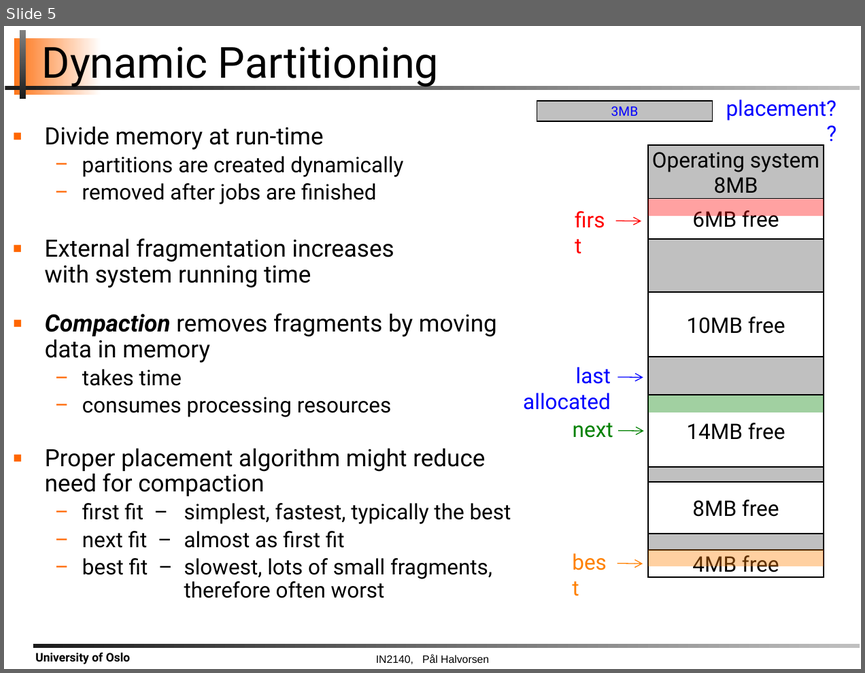
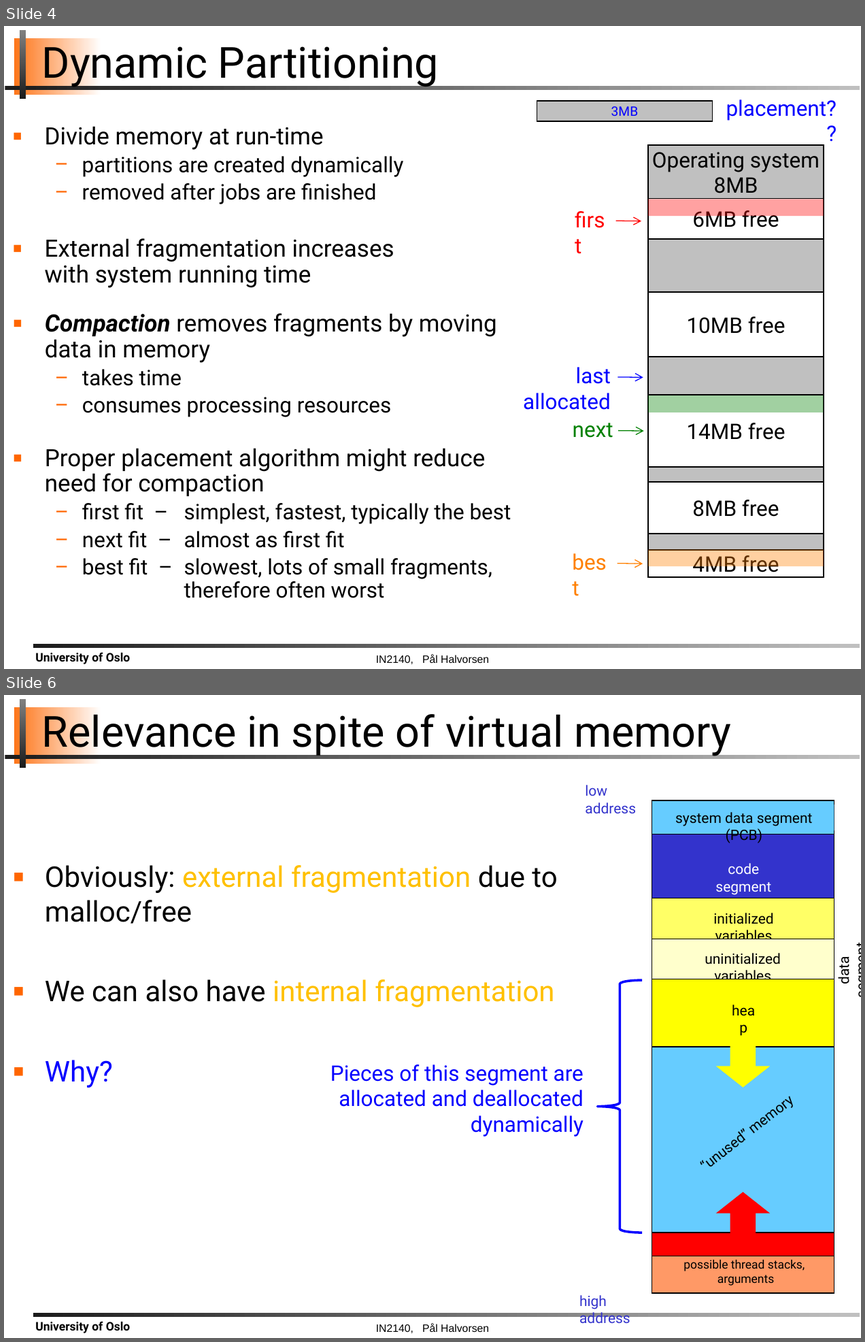
Before and after one commit to claraAsplund/IN2140_Oblig, a slide deck: plenum/02_mem_fit/slides/05-os-plenum-partitioning.pptx. Shown one above the other, each under a label of ours: slide 5 before the commit, slides 4 and 6 after it; the slides between them are not shown. The pictures are 865x673 and 865x1342 pixels, drawn with LibreOffice and Linux fonts; fonts in the diff are those of the drawing; background and template pictures are left out. Boxes give left, top, right and bottom in pixels: in the first picture for what was removed or moved away, otherwise in the second. Text is boxed around its words. In the diff, an @@ line names an element or a change of style, - is before the commit and + after.

```diff
--- a/plenum/02_mem_fit/slides/05-os-plenum-partitioning.pptx
+++ b/plenum/02_mem_fit/slides/05-os-plenum-partitioning.pptx
@@ slide 6 added at box(4, 695, 861, 1338), background #FFFFFF; not listed: 6 template elements that a slide beside it also shows @@
@@ title added at box(42, 708, 731, 758), 36 pt, text #000000 @@
+Relevance in spite of virtual memory
@@ text added at box(585, 785, 636, 813), 12 pt, text #3333CC @@
+low address
@@ text added at box(464, 813, 757, 1085), 12 pt, text #000000 @@
+system data segment (PCB)
@@ rectangle added at box(652, 800, 834, 1293), fill #66CCFF, outline #000000 0.75 pt @@
@@ rectangle added at box(652, 800, 834, 834), fill #66CCFF, outline #000000 0.75 pt @@
@@ text added at box(725, 812, 813, 826), 12 pt, text #000000 @@
+data segment
@@ rectangle added at box(652, 834, 834, 898), fill #3333CC, outline #000000 0.75 pt @@
@@ text added at box(45, 865, 557, 1087), 24 pt, text #FFC000 @@
+▪ Obviously: external fragmentation due to malloc/free
+▪ We can also have internal fragmentation
+▪ Why?
@@ text added at box(715, 863, 771, 895), 12 pt, text #FFFFFF @@
+code segment
@@ rectangle added at box(652, 898, 834, 1047), fill #FF9933, outline #000000 0.75 pt @@
@@ rectangle added at box(652, 898, 834, 938), fill #FFFF66, outline #000000 0.75 pt @@
@@ rectangle added at box(652, 912, 834, 1060), fill #66CCFF, outline #000000 0.75 pt @@
@@ text added at box(713, 913, 773, 945), 12 pt, text #000000 @@
+initialized variables
@@ rectangle added at box(652, 938, 834, 979), fill #FFFFCC, outline #000000 0.75 pt @@
@@ text added at box(704, 953, 781, 985), 12 pt, text #000000 @@
+uninitialized variables
@@ text added at box(834, 959, 853, 984), 12 pt, text #000000 @@
+data segment
@@ rectangle added at box(652, 979, 834, 1047), fill #FFFF00, outline #000000 0.75 pt @@
@@ left brace added at box(598, 981, 643, 1232), outline #0501FF 2 pt @@
@@ text added at box(726, 998, 761, 1023), 12 pt, text #000000 @@
+heap
@@ down arrow added at box(716, 1043, 770, 1087), fill #FFFF00 @@
@@ text added at box(330, 1064, 583, 1136), 18 pt, text #0501FF @@
+Pieces of this segment are allocated and deallocated dynamically
@@ text added at box(687, 1081, 807, 1181), 12 pt, text #000000 @@
+“unused” memory
@@ down arrow added at box(716, 1192, 770, 1236), fill #FF0000 @@
@@ rectangle added at box(652, 1232, 834, 1293), fill #FF0000, outline #000000 0.75 pt @@
@@ rectangle added at box(652, 1255, 834, 1292), fill #FF9966, outline #000000 0.75 pt @@
@@ text added at box(683, 1259, 805, 1285), 10 pt, text #000000 @@
+possible thread stacks,
+arguments
@@ text added at box(725, 1249, 762, 1275), 12 pt, text #000000 @@
+stack
@@ text added at box(579, 1295, 630, 1323), 12 pt, text #3333CC @@
+high address
@@ what was slide 5 is now slide 4 @@
```
Also in this commit, not shown: 1 slide changed, 1 other slide added, 3 slides removed.
